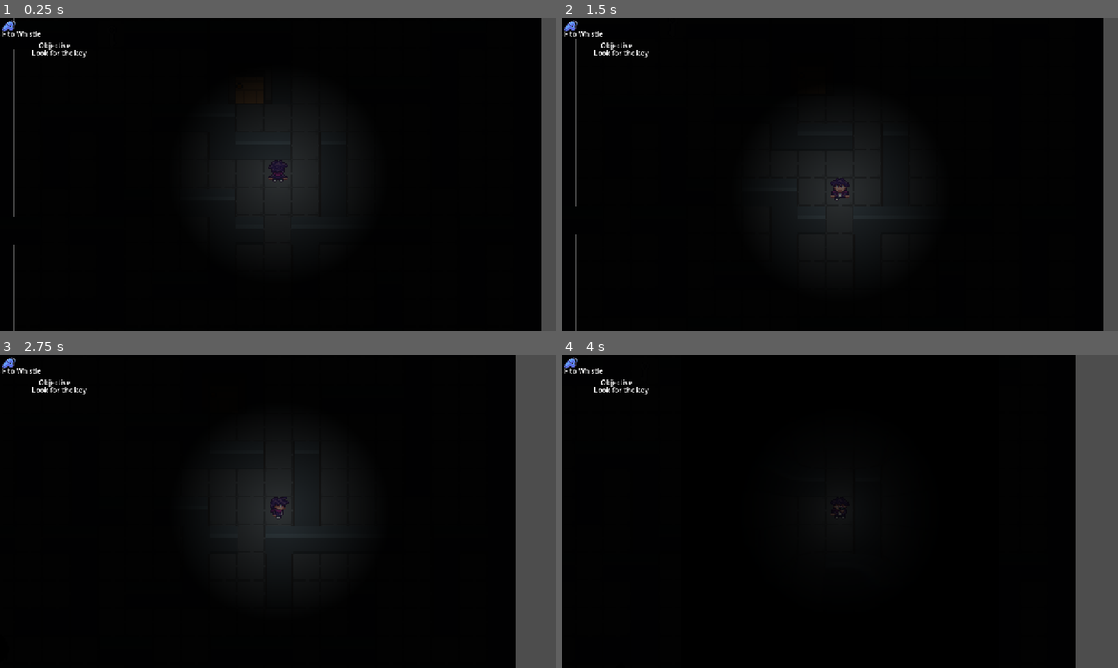
Above: before the commit, frames 1-4 (two rows, left to right).
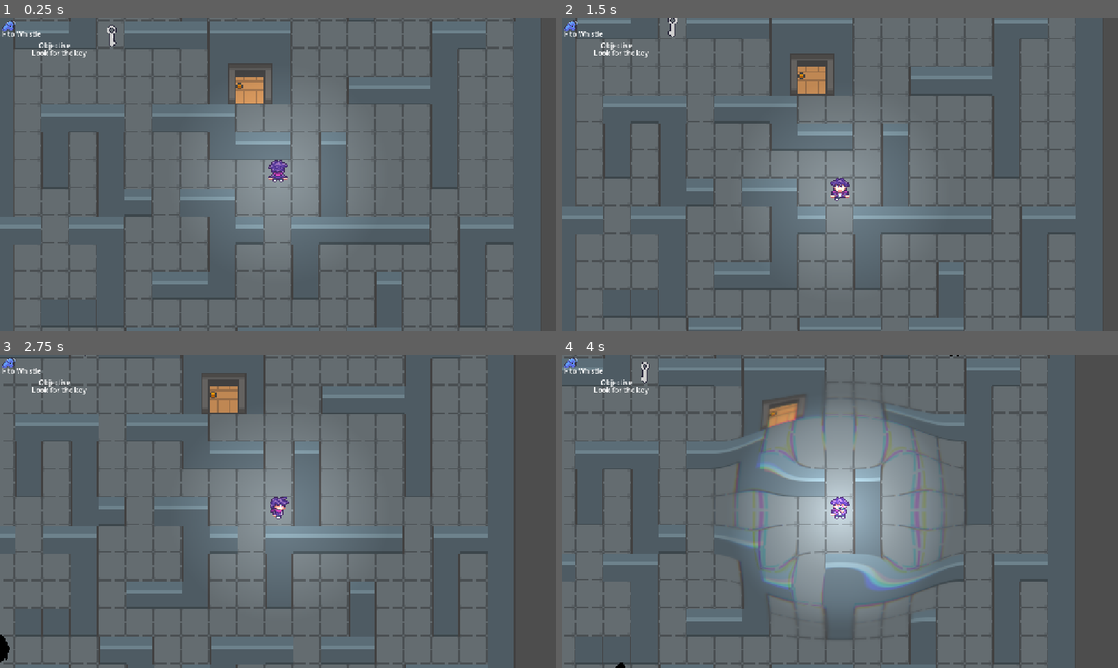
Above: after the commit, the same moments.

Repository: rstricke/Whistlefreeze52
Game: Godot game, scene res://scenes/main.tscn
Two runs of this game, one before a commit and one after it. Both use one fixed random seed, a clock stepped at 60 frames per second and the inputs below.
Inputs:
- Up to frame 1 (0.25 s): no input
- Up to frame 2 (1.5 s): tap F (whistle) at 0.5, 0.6, 1.25, 1.35 s; hold D (move_right) 0.53-1.28 s; hold S (move_down) from 1.28 s (still down)
- Up to frame 3 (2.75 s): tap F (whistle) at 2, 2.1 s; release S (move_down) at 2.03 s; hold D (move_right) from 2.03 s (still down)
- Up to frame 4 (4 s): tap F (whistle) at 2.75, 2.85, 3.5, 3.6 s; release D (move_right) at 2.78 s; hold W (move_up) 2.78-3.53 s; hold A (move_left) from 3.53 s (still down)

The runs differ from the first frame. In frame 1, 97% of the frame differs, in the area x 0-98%, y 0-100%; in frame 2, 97%; in frame 3, 93%; in frame 4, 92%.
Error after the commit: Invalid access to property or key 'max_hp' on a base object of type 'Nil'. (res://scripts/player.gd:34)

Commit message:
Update Hp

Diff:
--- a/game/scenes/hud.tscn
+++ b/game/scenes/hud.tscn
@@ -96,9 +96,12 @@
 grow_vertical = 2
 
 [node name="Hearts" type="HBoxContainer" parent="GameMenu" unique_id=612690310]
+layout_direction = 3
 layout_mode = 0
-offset_right = 104.0
-offset_bottom = 40.0
+offset_left = 80.0
+offset_top = 8.0
+offset_right = 184.0
+offset_bottom = 48.0
 
 [connection signal="pressed" from="MainMenu/PlayButton" to="." method="play"]
 [connection signal="pressed" from="MainMenu/ExitMenu" to="." method="_on_exit_menu_pressed"]
--- a/game/scenes/main.tscn
+++ b/game/scenes/main.tscn
@@ -12,6 +12,7 @@
 [ext_resource type="Texture2D" uid="uid://b2devp7r0ah4m" path="res://assets/16x16 house interior/floorwall_ATLAS.png" id="9_ya4ey"]
 [ext_resource type="Texture2D" uid="uid://1nj5xy1uhpnu" path="res://assets/tileset/combined asylum tiles.png" id="10_choun"]
 [ext_resource type="AudioStream" uid="uid://df34quba2vqx5" path="res://assets/audio/horror2theme.ogg" id="11_ya4ey"]
+[ext_resource type="PackedScene" uid="uid://cshfo7d4o2suo" path="res://scenes/hud.tscn" id="13_trceg"]
 
 [sub_resource type="TileSetAtlasSource" id="TileSetAtlasSource_tbgi4"]
 texture = ExtResource("5_tefeu")
@@ -11262,6 +11263,7 @@
 monsterSpawnChance = 0.3
 
 [node name="CanvasGroup" type="CanvasGroup" parent="." unique_id=1633049487]
+visible = false
 
 [node name="CanvasModulate" type="CanvasModulate" parent="CanvasGroup" unique_id=1222208188]
 color = Color(0.017732391, 0.017732391, 0.01773239, 1)
@@ -11397,6 +11399,10 @@
 [node name="sfx_main_music" type="AudioStreamPlayer2D" parent="Audio" unique_id=1947548543]
 stream = ExtResource("11_ya4ey")
 
+[node name="CanvasLayer" type="CanvasLayer" parent="." unique_id=1834073377]
+
+[node name="HUD" parent="CanvasLayer" unique_id=873675742 instance=ExtResource("13_trceg")]
+
 [connection signal="TURN_END" from="Player" to="." method="_on_player_turn_end"]
 [connection signal="UNLOCK_DOOR" from="Player" to="." method="unlock_door"]
 [connection signal="WHISTLED" from="Player" to="." method="spawn_monster"]
--- a/game/scripts/game_manager.gd
+++ b/game/scripts/game_manager.gd
@@ -6,6 +6,9 @@
 
 @export var max_hp := 6
 var hp := 0 #Current Hp
+
+
+
 
 func damage(amount):
 	hp -= amount
--- a/game/scripts/player.gd
+++ b/game/scripts/player.gd
@@ -31,8 +31,8 @@
 var is_moving := false
 
 func _ready():
-	#GameManager.player = self
-	pass
+	GameManager.hp = GameManager.max_hp
+
 
 
 func _process(_delta: float) -> void:
Not shown: 1 places in game/scenes/main.tscn that only renumber resources
